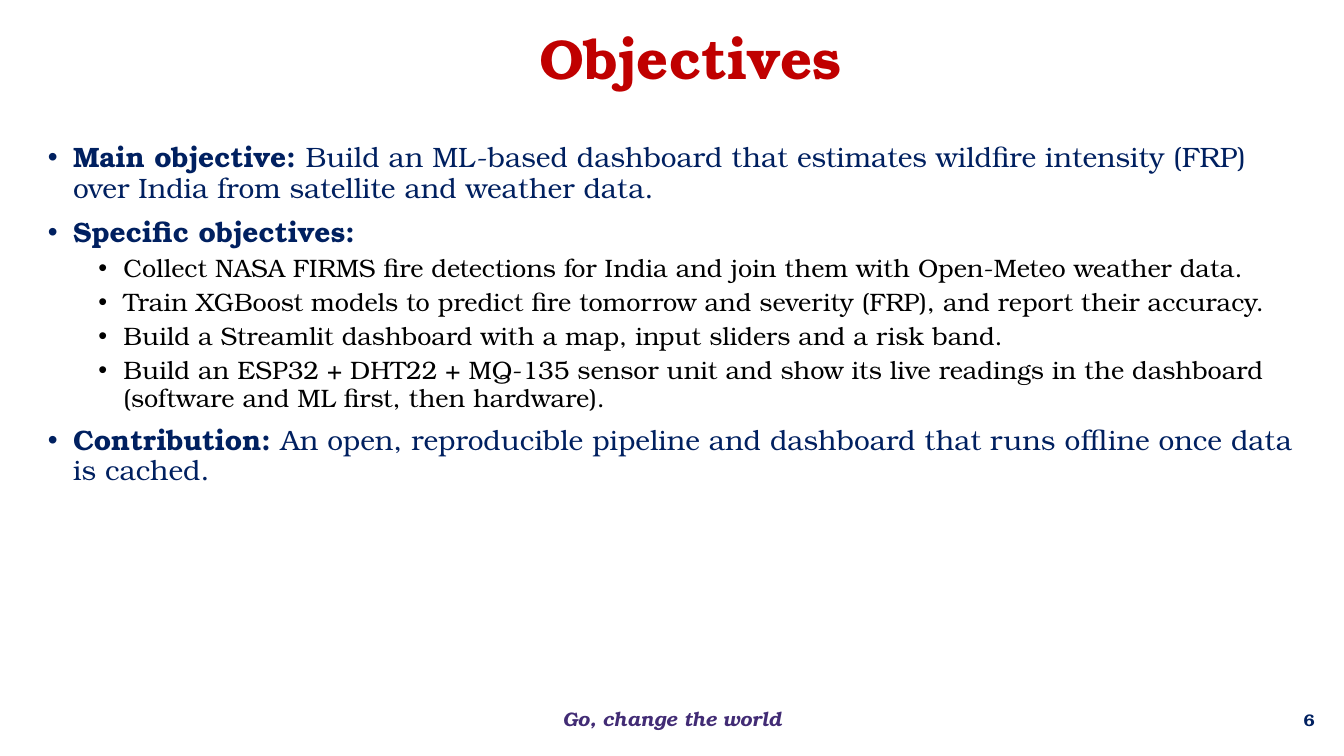
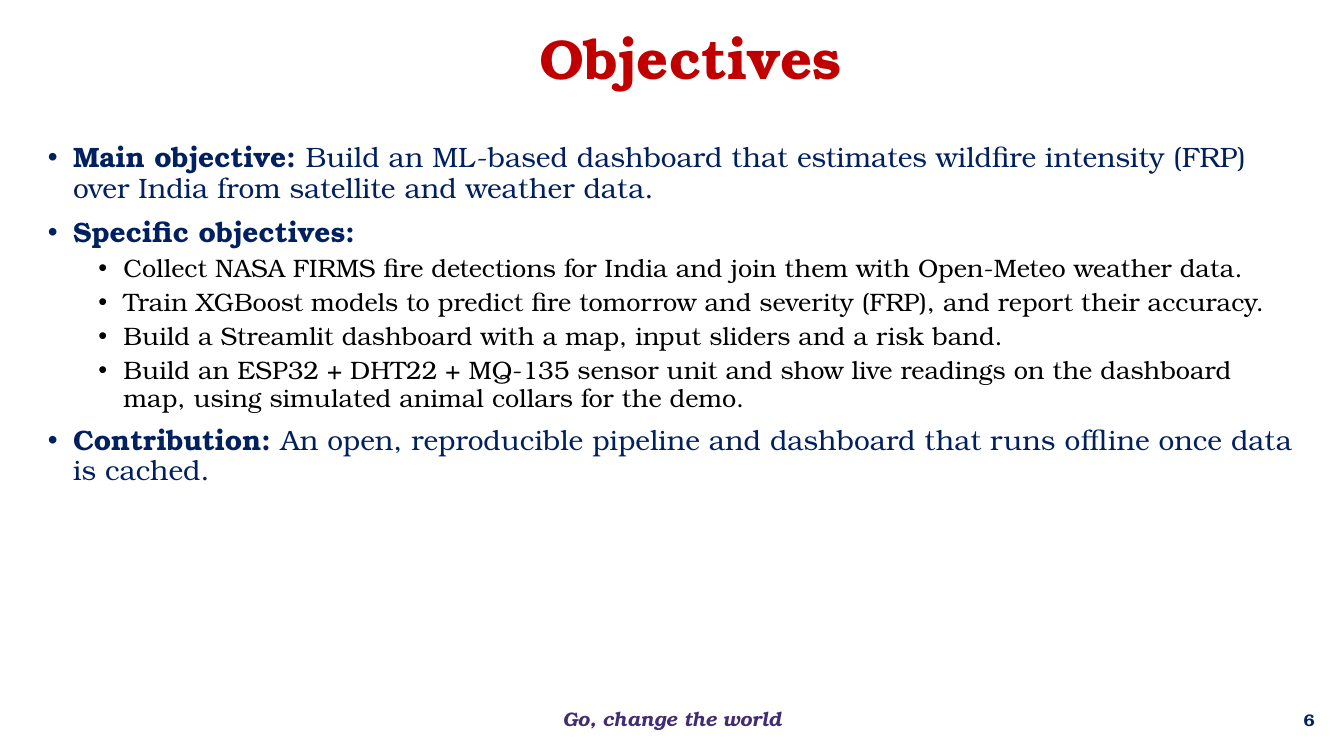
Before and after one commit to bnsama29-cloud/wildfire-estimation-evs, a slide deck: slide 6 of docs/EL_Phase1_Wildfire.pptx. Drawn at 1344x756 pixels with LibreOffice and Linux fonts; fonts in the diff are those of the drawing; background and template pictures are left out. Boxes give left, top, right and bottom in pixels: in the first picture for what was removed or moved away, otherwise in the second. Text is boxed around its words. In the diff, an @@ line names an element or a change of style, - is before the commit and + after.

```diff
--- a/docs/EL_Phase1_Wildfire.pptx
+++ b/docs/EL_Phase1_Wildfire.pptx
@@ text at (x1=123, y1=361, x2=1231, y2=413): text changed @@
-  • Build an ESP32 + DHT22 + MQ-135 sensor unit and show its live readings in the dashboard (software and ML first, then hardware).
+  • Build an ESP32 + DHT22 + MQ-135 sensor unit and show live readings on the dashboard map, using simulated animal collars for the demo.
```
Also in this commit, not shown: 6 other slides changed, 3 slides added, 13 other files.
